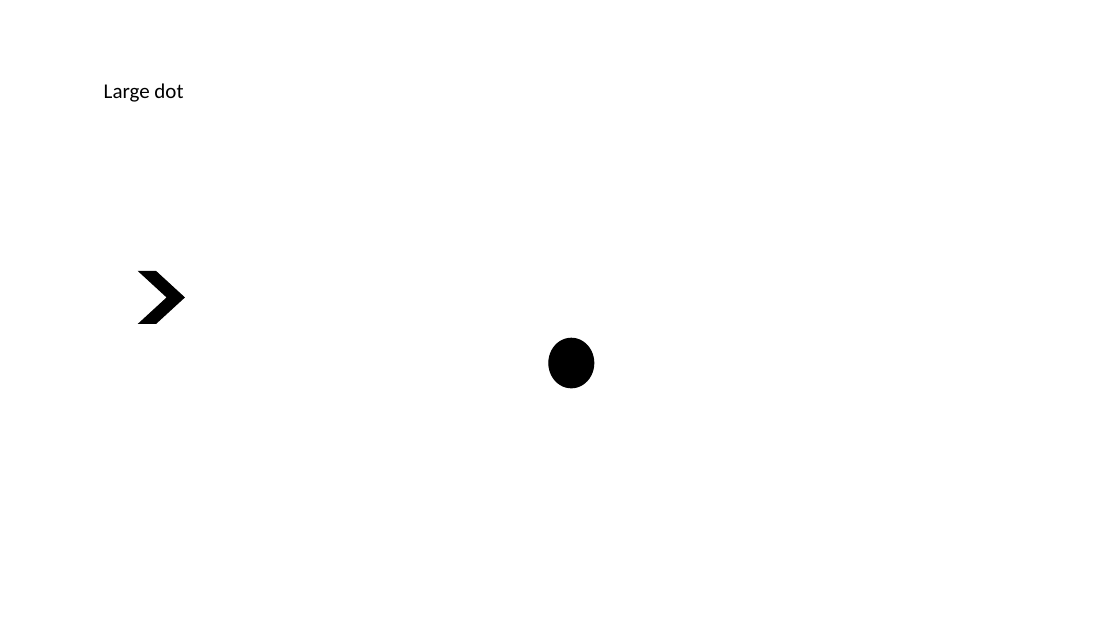
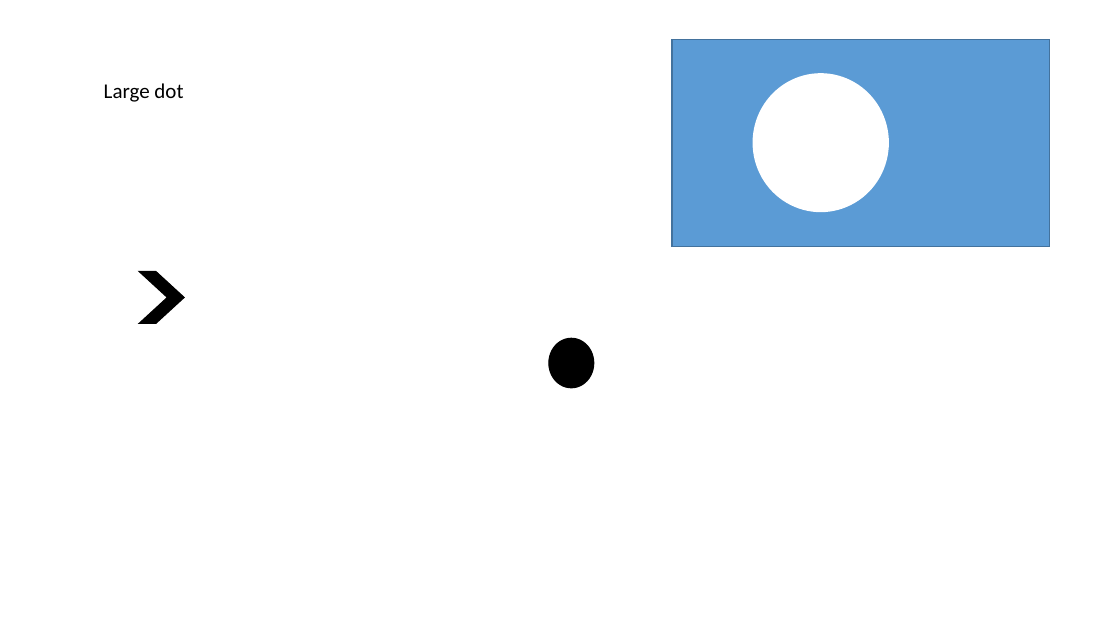
Before and after one commit to Tero-Labs/Embodied_Graph_Analytics, a slide deck: slide 17 of Embodied-Graphs-2D/Assets/Icons/icons-drawing.pptx. Drawn at 1120x630 pixels with LibreOffice and Linux fonts; fonts in the diff are those of the drawing. Boxes give left, top, right and bottom in pixels: in the first picture for what was removed or moved away, otherwise in the second. Text is boxed around its words. In the diff, an @@ line names an element or a change of style, - is before the commit and + after.

```diff
--- a/Embodied-Graphs-2D/Assets/Icons/icons-drawing.pptx
+++ b/Embodied-Graphs-2D/Assets/Icons/icons-drawing.pptx
@@ rectangle added at [672, 39, 1049, 247], fill #5B9BD5, outline #43739E 1 pt @@
@@ ellipse added at [753, 73, 889, 212], fill #FFFFFF @@
```
Also in this commit, not shown: 22 other files.
